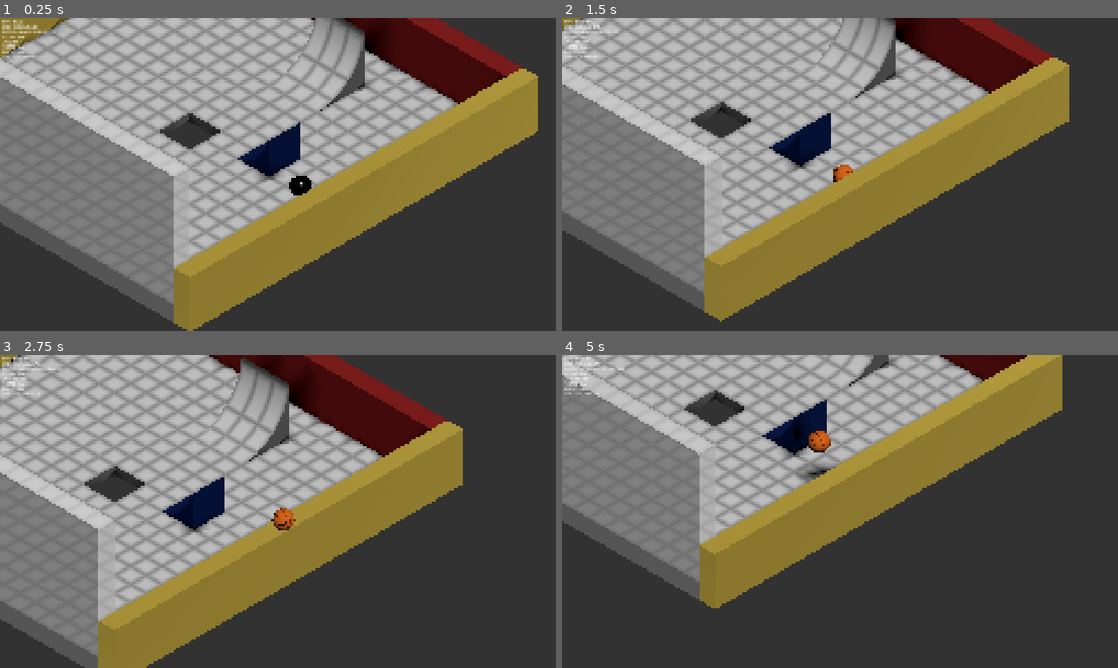
Above: before the commit, frames 1-4 (two rows, left to right).
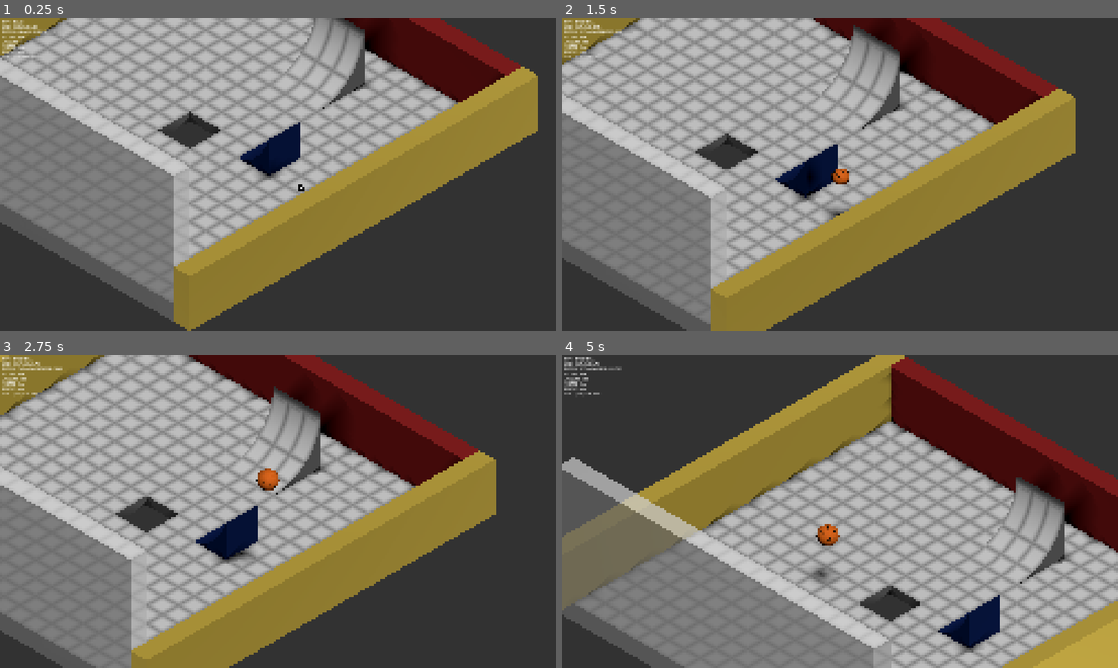
Above: after the commit, the same moments.

Repository: abyde/ball_game
Game: Godot game, scene res://scenes/main.tscn
Two runs of this game, one before a commit and one after it. Both use one fixed random seed, a clock stepped at 60 frames per second and the inputs below.
Inputs:
- Up to frame 1 (0.25 s): no input
- Up to frame 2 (1.5 s): hold D (roll_right) 0.53-1.28 s; hold Space (jump) 0.53-1.28 s; hold S (roll_backward) from 1.28 s (still down); tap B (toggle_ball_type) at 1.35 s
- Up to frame 3 (2.75 s): tap Space (jump) at 1.52, 1.55, 1.82 s; release S (roll_backward) at 2.03 s; hold D (roll_right) from 2.03 s (still down); hold Space (jump) from 2.03 s (still down)
- Up to frame 4 (5 s): release D (roll_right) at 2.78 s; release Space (jump) at 2.78 s; hold W (roll_forward) 2.78-3.53 s; tap B (toggle_ball_type) at 2.85, 4.35 s; tap Space (jump) at 3.02, 3.05, 3.32, 4.52, 4.55, 4.82 s; hold Space (jump) 3.53-4.28 s; hold A (roll_left) from 3.53 s (still down)

The runs differ from the first frame. In frame 1, 1.5% of the frame differs, in the area x 0-96%, y 0-100%; in frame 2, 42%; in frame 3, 48%; in frame 4, 91%, in the area x 0-100%, y 0-100%.

Commit message:
two balls one button

Diff:
--- a/scripts/ball.gd
+++ b/scripts/ball.gd
@@ -24,7 +24,7 @@
 @export var jump_strength: float = 5.0
 
 # ── Per-type physics ──────────────────────────────────────────────────────────
-const _BOULE_MASS     := 3.0   # kg  — heavy polished metal
+const _BOULE_MASS     := 1.5   # kg  — polished metal
 const _BOULE_FRICTION := 0.3   # low — smooth surface
 const _BOULE_BOUNCE   := 0.2   # metal barely bounces
 # rough=false → multiply combine: boule friction always wins against rough floors
@@ -34,11 +34,16 @@
 const _BBALL_BOUNCE   := 0.7   # rubber bounces well
 # rough=true → max combine: basketball stays grippy on any surface
 
+const _BOULE_SCALE := 1.0 / 3.0  # boule is 1/3 the radius of a basketball
+const _BBALL_SCALE := 1.0
+
 const _BOULE_SHADER      := preload("res://shaders/boule.gdshader")
 const _BASKETBALL_SHADER := preload("res://shaders/basketball.gdshader")
 
 var _boule_mat: ShaderMaterial
 var _basketball_mat: ShaderMaterial
+var _size_tween: Tween
+var _force_scale := 1.0  # multiplier on torque/jump — set per ball type
 
 # timestamp of last jump
 var _last_jumped: int
@@ -70,11 +75,11 @@
 	_basketball_mat = ShaderMaterial.new()
 	_basketball_mat.shader = _BASKETBALL_SHADER
 
-	_apply_ball_type()
+	_apply_ball_type(true)   # snap to correct size immediately — no animation on startup
 	add_to_group("ball")
 	_build_debug_overlay()
 
-func _apply_ball_type() -> void:
+func _apply_ball_type(instant: bool = false) -> void:
 	var mi := $MeshInstance3D as MeshInstance3D
 	match ball_type:
 		BallType.BOULE:
@@ -83,12 +88,30 @@
 			physics_material_override.friction = _BOULE_FRICTION
 			physics_material_override.bounce   = _BOULE_BOUNCE
 			physics_material_override.rough    = false
+			_force_scale = 2.0
 		BallType.BASKETBALL:
 			mi.set_surface_override_material(0, _basketball_mat)
 			mass = _BBALL_MASS
 			physics_material_override.friction = _BBALL_FRICTION
 			physics_material_override.bounce   = _BBALL_BOUNCE
 			physics_material_override.rough    = true
+			_force_scale = 1.0
+	var target := _BOULE_SCALE if ball_type == BallType.BOULE else _BBALL_SCALE
+	if instant:
+		_set_ball_scale(target)
+	else:
+		_animate_ball_scale(target)
+
+func _animate_ball_scale(target: float) -> void:
+	if _size_tween:
+		_size_tween.kill()
+	_size_tween = create_tween()
+	_size_tween.tween_method(_set_ball_scale, $MeshInstance3D.scale.x, target, 0.2)
+
+func _set_ball_scale(s: float) -> void:
+	var sv := Vector3(s, s, s)
+	$MeshInstance3D.scale    = sv
+	$CollisionShape3D.scale  = sv
 
 # ── Physics callbacks ─────────────────────────────────────────────────────────
 
@@ -117,7 +140,7 @@
 
 		var ang_in_dir := angular_velocity.dot(t_axis.normalized())
 		if ang_in_dir < max_angular_speed:
-			apply_torque(t_axis * torque_strength)
+			apply_torque(t_axis * torque_strength * _force_scale)
 			_dbg_torque_applied = true
 
 	# ── Friction ────────────
@@ -132,7 +155,7 @@
 	if _rolling and jump_pressed and now > _last_jumped + jump_cooldown:
 		_last_jumped = now
 		jumping = true
-		apply_central_impulse(Vector3.UP * jump_strength)
+		apply_central_impulse(Vector3.UP * jump_strength * _force_scale)
 
 	# ── Ball type toggle ─────────────────────────────────────────────────────────
 	if Input.is_action_just_pressed("toggle_ball_type"):
